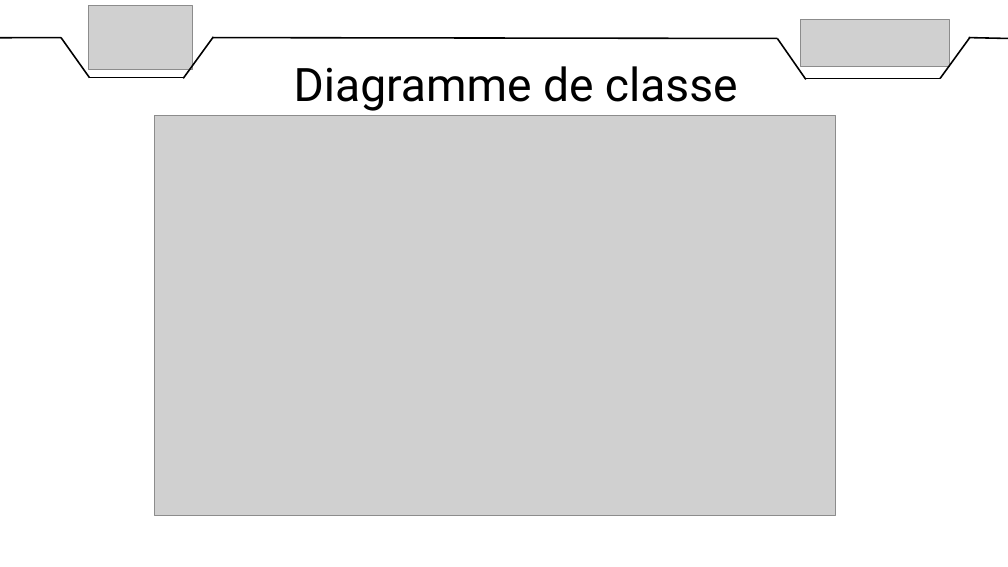
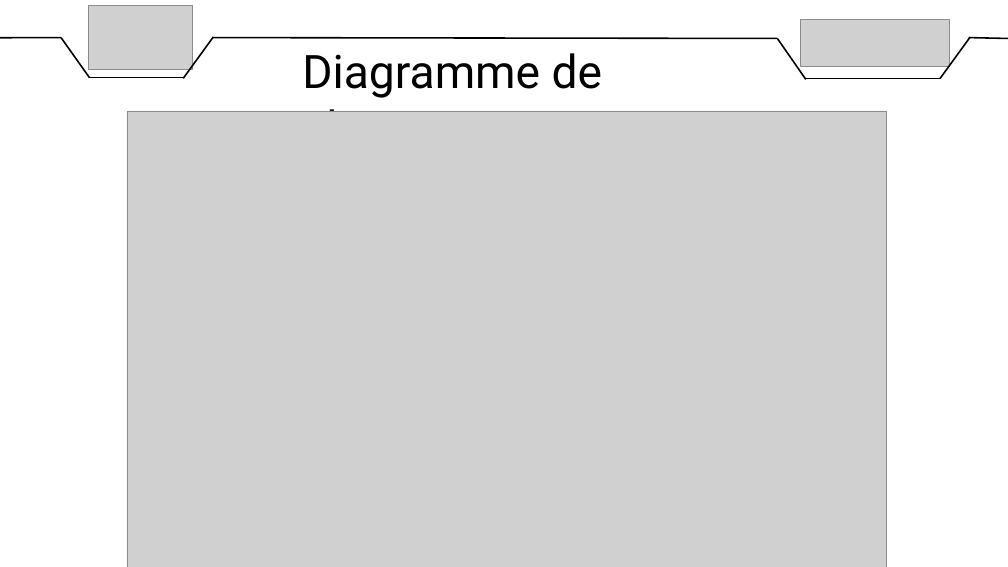
Before and after one commit to DylanChe/SupervisionSerre, a slide deck: slide 7 of oral_projet/revue_2/diaporama_revue_2_dylan.pptx. Drawn at 1008x567 pixels with LibreOffice and Linux fonts; fonts in the diff are those of the drawing; grey boxes stand for pictures. Boxes give left, top, right and bottom in pixels: in the first picture for what was removed or moved away, otherwise in the second. Text is boxed around its words. In the diff, an @@ line names an element or a change of style, - is before the commit and + after.

```diff
--- a/oral_projet/revue_2/diaporama_revue_2_dylan.pptx
+++ b/oral_projet/revue_2/diaporama_revue_2_dylan.pptx
@@ text "Diagramme de classe" rewrapped from (294,66,738,111) to (302,53,602,112) @@
@@ picture: place and size @@
-picture at (154,115,836,516)
+picture at (127,111,887,567)
```
Also in this commit, not shown: 7 other slides changed.
